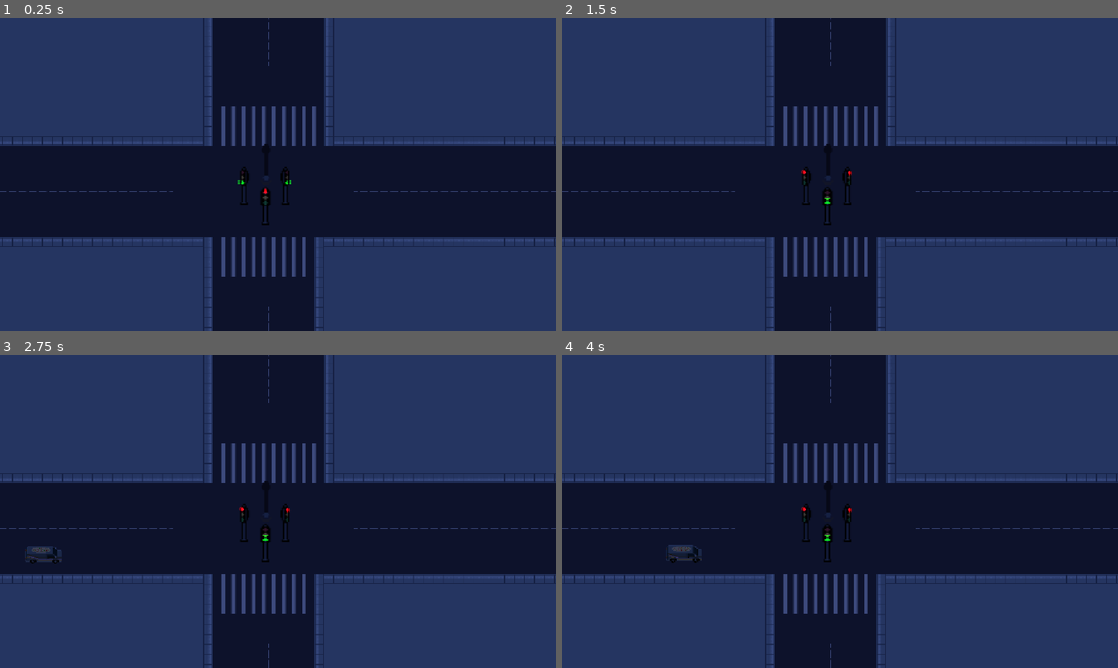
Above: before the commit, frames 1-4 (two rows, left to right).
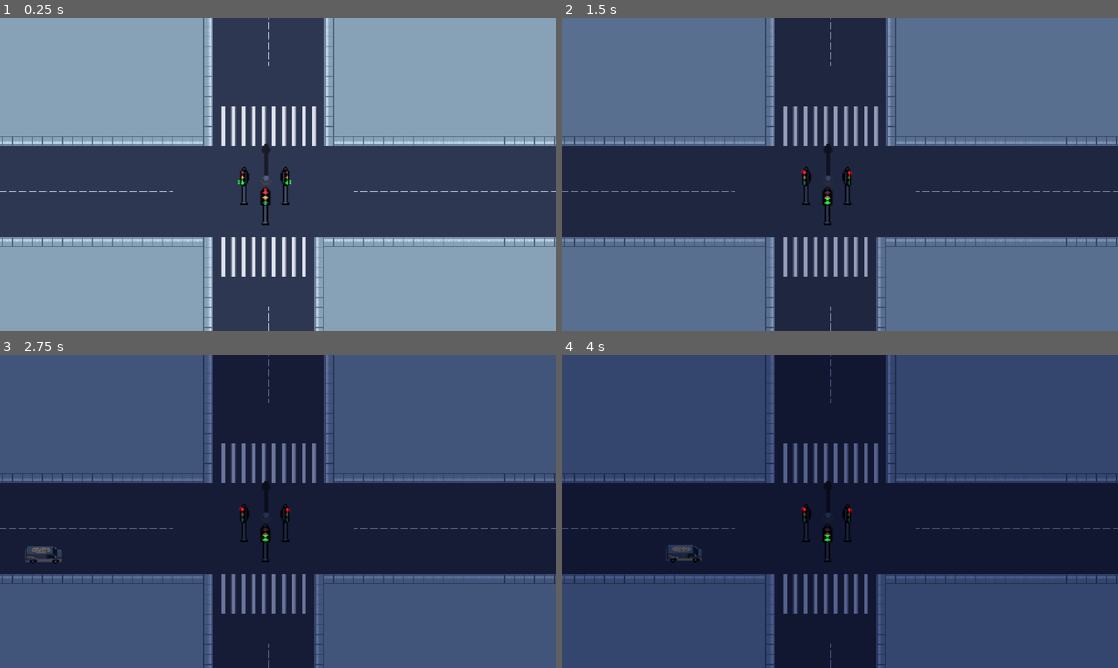
Above: after the commit, the same moments.

Repository: lafgo-fc/game-jam-repoooo
Game: Godot game, scene res://scne/test_one.tscn
The game is run twice, just before and just after one commit, with the same random seed, the same clock (stepped at 60 frames per second) and the same inputs.
Inputs:
- Up to frame 1 (0.25 s): no input
- Up to frame 2 (1.5 s): tap Enter (ui_accept) at 0.5, 0.77, 1.25 s; hold R (traffic control right and left) from 0.53 s (still down)
- Up to frame 3 (2.75 s): keep holding R (traffic control right and left); tap Enter (ui_accept) at 1.52, 2 s
- Up to frame 4 (4 s): keep holding R (traffic control right and left); tap Enter (ui_accept) at 3.02, 3.77 s

The runs differ from the first frame. In frame 1, 100% of the frame differs, in the area x 0-100%, y 0-100%; in frame 2, 60%; in frame 3, 58%; in frame 4, 1.4%.

Commit message:
added a smooth lurp transition for changing colors

Diff:
--- a/scne/test_one.gd
+++ b/scne/test_one.gd
@@ -2,29 +2,37 @@
 @onready var day_timer = $daytime     # import the day-night timer
 @onready var surroundings = $"day-night manager"
 # gives the signal of time
+
+# adding the colors
+var morning_color = Color(1,0.9,0.8)
+var afternoon_color = Color(1,1,1)
+var evening_color = Color(1,0.7,0.5)
+var night_color = Color(0.25,0.3,0.5)
 func time_op():
 	var time_spent = 1440  - day_timer.time_left  # this gives us the time we have spent in the day
 	if time_spent <= 360:
 		GameData.daycycle = "morning"
 	elif time_spent <= 600 :
-		GameData.daycycle = "afternooon"
+		GameData.daycycle = "afternoon"
 	elif time_spent <= 780 :
 		GameData.daycycle = "evening"
 	elif time_spent <= 1440:
 		GameData.daycycle = "night"
 
 func _ready() -> void:
-	day_timer.start(500)
+	day_timer.start(400)
 
 # Called every frame. 'delta' is the elapsed time since the previous frame.
 func _process(delta: float) -> void:
 	print(GameData.daycycle)
+	var target_color : Color
 	time_op()
 	if GameData.daycycle == "morning":
-		surroundings.color = Color(1,0.9,0.8)
+		target_color = morning_color
 	elif GameData.daycycle == "afternoon":
-		surroundings.color = Color(1,1,1)
+		target_color = afternoon_color
 	elif GameData.daycycle == "evening":
-		surroundings.color = Color(1,0.7,0.5)
+		target_color = evening_color
 	elif GameData.daycycle == "night":
-		surroundings.color = Color(0.25,0.3,0.5)
+		target_color = night_color
+	surroundings.color = surroundings.color.lerp(target_color,delta*0.5)
